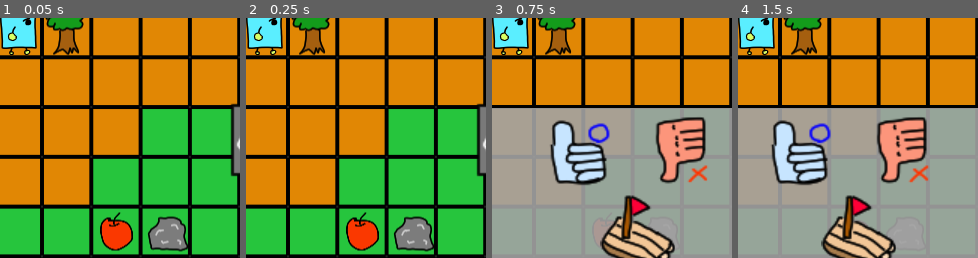
Above: before the commit, frames 1-4 (left to right).
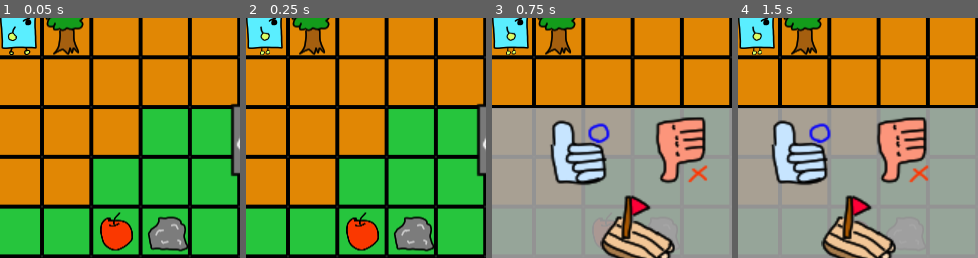
Above: after the commit, the same moments.

Repository: K16858/rl-survival
Game: Godot game, scene res://scene/main.tscn
Same seed, same stepped clock (60 frames per second), same inputs: the game is played once before the commit and once after it.
Inputs (mouse positions are % of the whole screen's width and height, from its top left):
- Up to frame 1 (0.05 s): no input
- Up to frame 2 (0.25 s): no input
- Up to frame 3 (0.75 s): click (98, 71) at 0.5 s
- Up to frame 4 (1.5 s): click (59, 74) at 1.25 s
The pictures show only the part of the screen within x 46-96%, y 45-95%; the shares and areas given below are measured in that part.

Frame 1 is identical in both runs. In frame 2, 0.5% of the frame differs, in the area x 3-13%, y 3-16%; in frame 3, 0.5%; in frame 4, 0.5%.
Error in both runs: Invalid access to property or key 'next' on a base object of type 'Nil'. (res://script/player/player.gd:40)

Commit message:
左右振り向きとアニメーション

Diff:
--- a/godot/component/player.tscn
+++ b/godot/component/player.tscn
@@ -1,13 +1,17 @@
-[gd_scene load_steps=4 format=3 uid="uid://cmw8sg4pdmj3t"]
+[gd_scene load_steps=5 format=3 uid="uid://cmw8sg4pdmj3t"]
 
 [ext_resource type="Script" uid="uid://brnxr8360u01u" path="res://script/player/player.gd" id="1_ju346"]
 [ext_resource type="Texture2D" uid="uid://b467peksih7vf" path="res://assets/img/bot.png" id="1_kdf4k"]
+[ext_resource type="Texture2D" uid="uid://dmndbjhe2pbdk" path="res://assets/img/bot2.png" id="3_v7rm1"]
 
 [sub_resource type="SpriteFrames" id="SpriteFrames_ju346"]
 animations = [{
 "frames": [{
 "duration": 1.0,
 "texture": ExtResource("1_kdf4k")
+}, {
+"duration": 1.0,
+"texture": ExtResource("3_v7rm1")
 }],
 "loop": true,
 "name": &"default",
--- a/godot/script/player/player.gd
+++ b/godot/script/player/player.gd
@@ -95,9 +95,16 @@
 	if rel:
 		var distination_pos = map.map_to_local(Vector2(x, y))
 		var distance = distination_pos.distance_to(position)
+		var direction = position.direction_to(distination_pos);
 		var tween = self.create_tween()
 		tween.tween_property(self, "position", distination_pos, distance / speed)
 		tween.tween_callback(_send_request)
+
+		if(direction.x>=0):
+			$AnimatedSprite2D.flip_h = false;
+		else:
+			$AnimatedSprite2D.flip_h = true;
+
 	else:
 		print("not yet impled non rel move")
 
Binary file added: godot/assets/img/UI/flag.png
Not shown, changed: godot/assets/img/UI/flag.png.import
Binary file added: godot/assets/img/bot2.png
Not shown, added: godot/assets/img/bot2.png.import
Binary file added: godot/assets/img/bot_and_boat.png
Not shown, added: godot/assets/img/bot_and_boat.png.import
Binary file removed: godot/assets/img/tile.png
